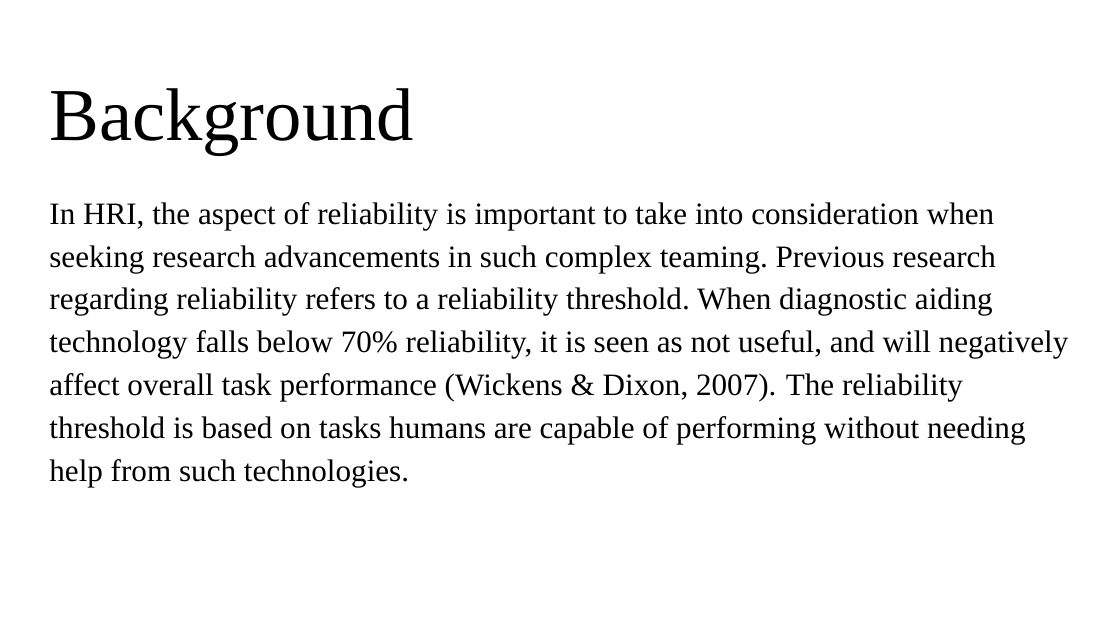
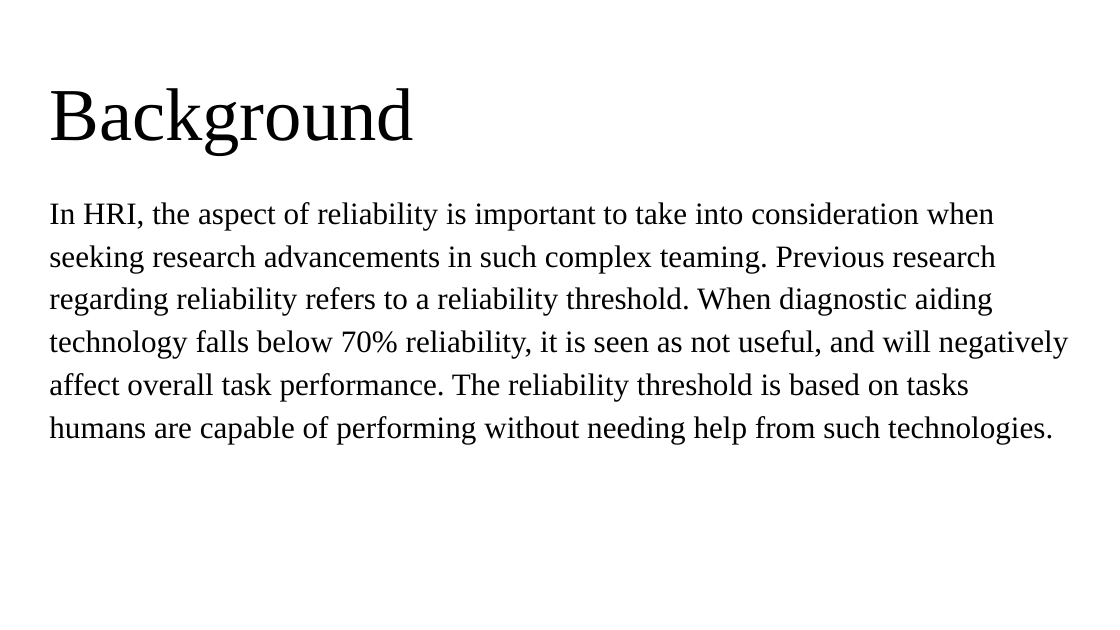
Before and after one commit to blakeanguyen/project_template, a slide deck: slide 2 of M&S Practicum_PP_103018_BN.pptx. Drawn at 1120x630 pixels with LibreOffice and Linux fonts; fonts in the diff are those of the drawing. Boxes give left, top, right and bottom in pixels: in the first picture for what was removed or moved away, otherwise in the second. Text is boxed around its words. In the diff, an @@ line names an element or a change of style, - is before the commit and + after.

```diff
--- a/M&S Practicum_PP_103018_BN.pptx
+++ b/M&S Practicum_PP_103018_BN.pptx
@@ text at [49, 202, 1069, 444]: text changed @@
-In HRI, the aspect of reliability is important to take into consideration when seeking research advancements in such complex teaming. Previous research regarding reliability refers to a reliability threshold. When diagnostic aiding technology falls below 70% reliability, it is seen as not useful, and will negatively affect overall task performance (Wickens & Dixon, 2007). The reliability threshold is based on tasks humans are capable of performing without needing help from such technologies.
+In HRI, the aspect of reliability is important to take into consideration when seeking research advancements in such complex teaming. Previous research regarding reliability refers to a reliability threshold. When diagnostic aiding technology falls below 70% reliability, it is seen as not useful, and will negatively affect overall task performance. The reliability threshold is based on tasks humans are capable of performing without needing help from such technologies.
```
Also in this commit, not shown: 2 other slides changed, 3 other files.
